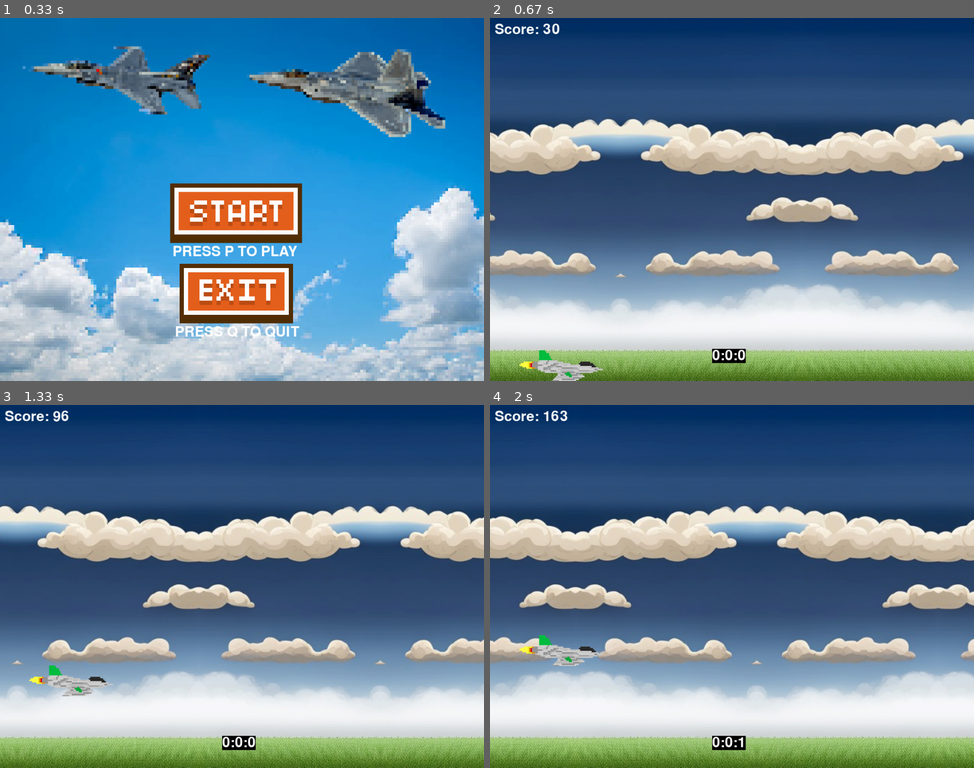
Above: before the commit, frames 1-4 (two rows, left to right).
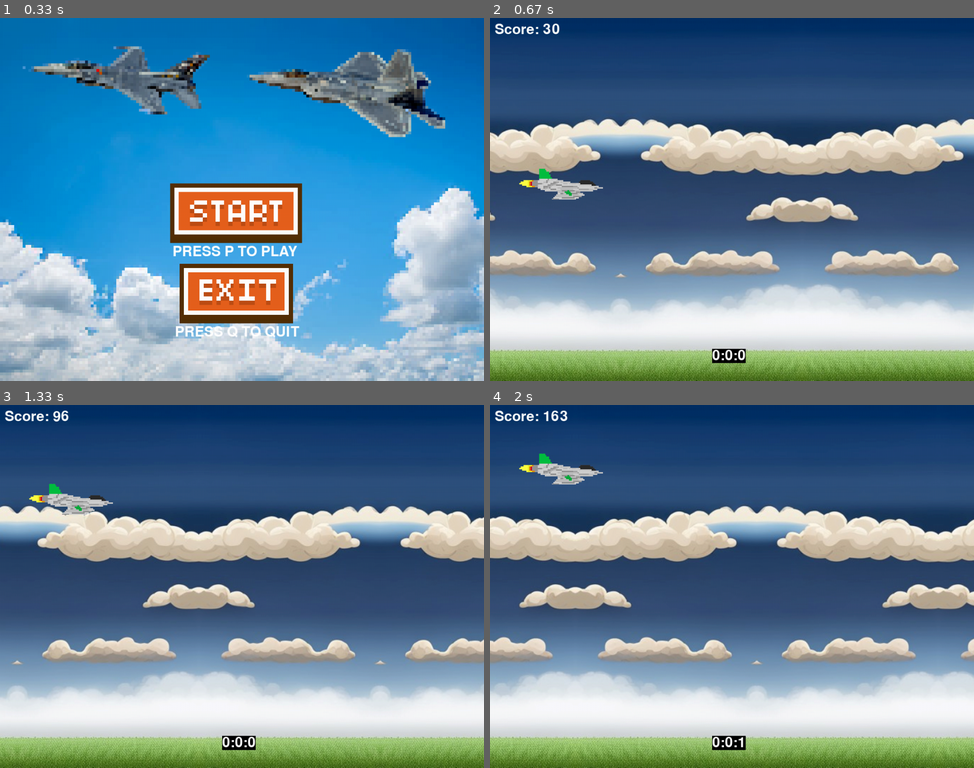
Above: after the commit, the same moments.

Repository: NezirNezirevic1054620/pygame_app
Game: pygame game, started from game.py
The game is run twice, just before and just after one commit, with the same random seed, the same clock (stepped at 60 frames per second) and the same inputs.
Inputs:
- Up to frame 1 (0.33 s): no input
- Up to frame 2 (0.67 s): tap P at 0.33 s
- Up to frame 3 (1.33 s): hold Up 0.67-1.13 s; hold Down from 1.17 s (still down)
- Up to frame 4 (2 s): release Down at 1.47 s; hold Up 1.5-1.87 s; hold Down from 1.9 s (still down)

Frame 1 is identical in both runs. In frame 2, 1.2% of the frame differs, in the area x 6-24%, y 41-100%; in frame 3, 1.2%; in frame 4, 1.2%.

Commit message:
fixed player position

Diff:
--- /dev/null
+++ b/classes/enemy.py
@@ -0,0 +1,8 @@
+import pygame
+
+pygame.init()
+
+
+class Enemy:
+    def __init__(self):
+        pass
--- a/classes/player.py
+++ b/classes/player.py
@@ -20,7 +20,7 @@
         self.image.set_colorkey(None)
         self.rect = self.image.get_rect()
         self.rect.centerx = 150
-        self.rect.bottom = Player.HEIGHT
+        self.rect.bottom = Player.HEIGHT / 2
         self.plane_y_position = 0
 
     def update(self):
